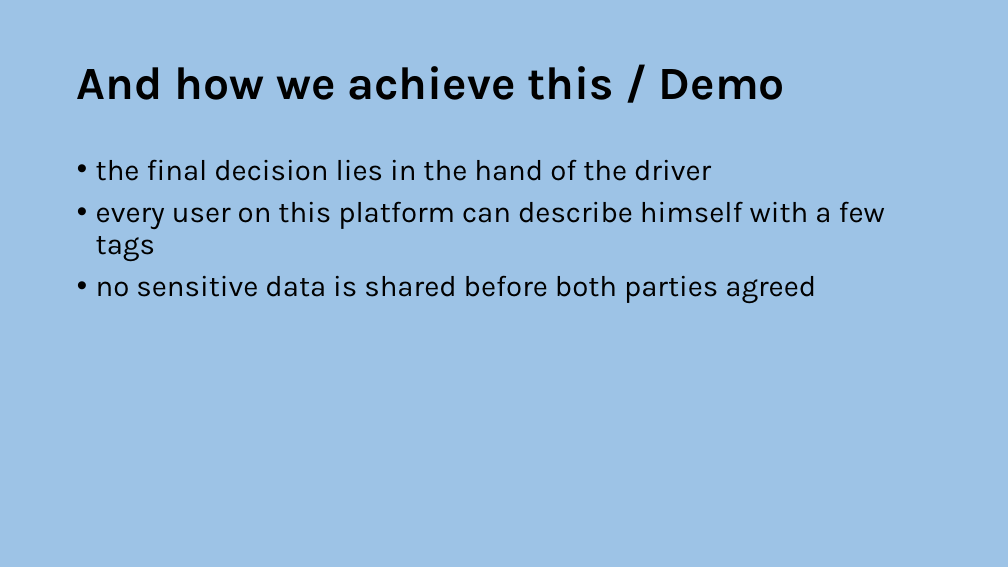
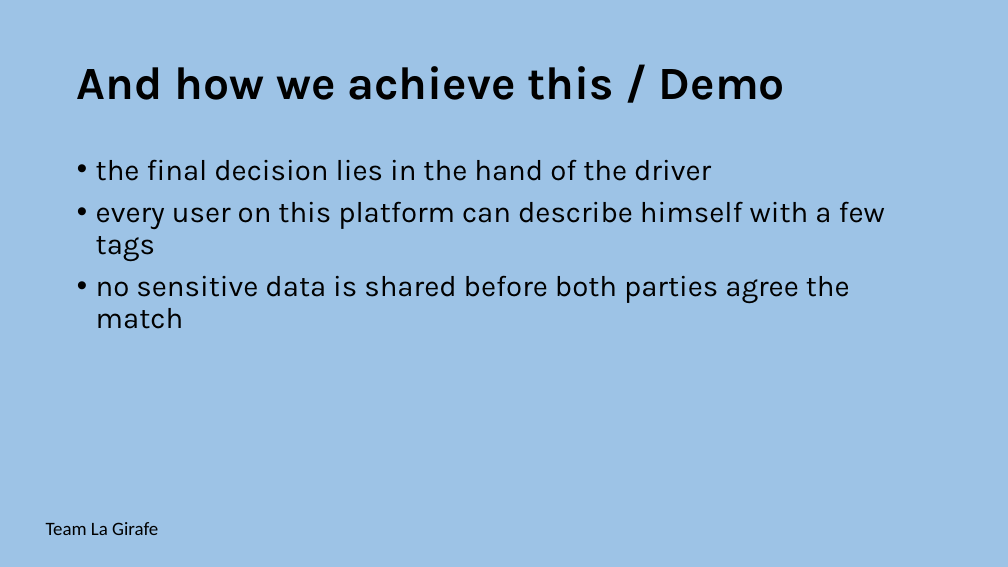
Before and after one commit to lumagician/dachfenster, a slide deck: slide 5 of static/dachfenster-pitch.pptx. Drawn at 1008x567 pixels with LibreOffice and Linux fonts; fonts in the diff are those of the drawing. Boxes give left, top, right and bottom in pixels: in the first picture for what was removed or moved away, otherwise in the second. Text is boxed around its words. In the diff, an @@ line names an element or a change of style, - is before the commit and + after.

```diff
--- a/static/dachfenster-pitch.pptx
+++ b/static/dachfenster-pitch.pptx
@@ text at (x1=96, y1=275, x2=850, y2=329): text changed @@
-• no sensitive data is shared before both parties agreed
+• no sensitive data is shared before both parties agree the match
@@ text added at (x1=46, y1=522, x2=158, y2=535), 18 pt, text #000000 @@
+Team La Girafe
```
Also in this commit, not shown: 5 other slides changed, 1 slide removed.
